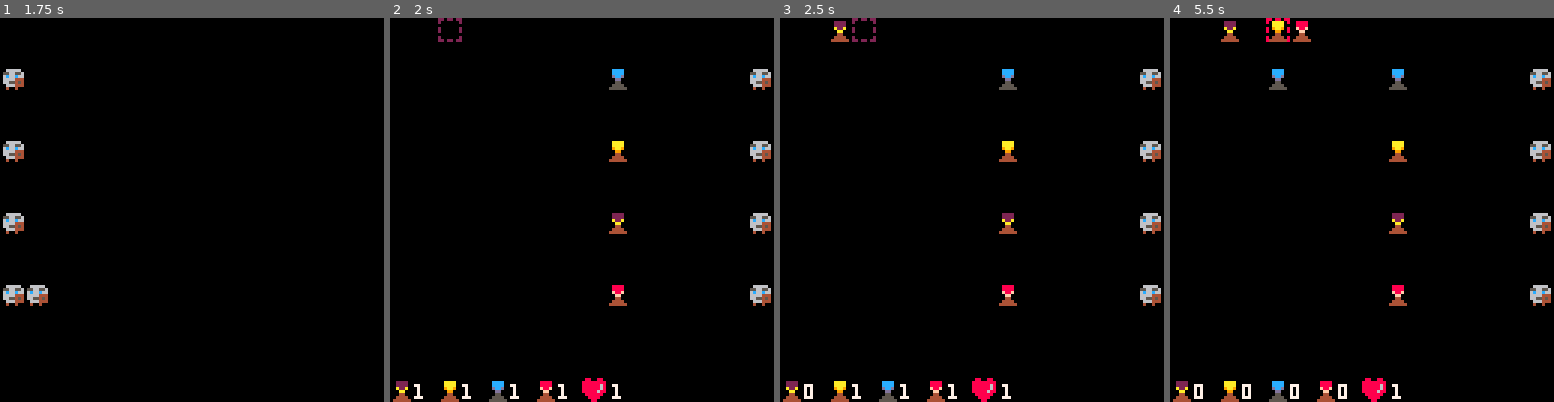
Above: before the commit, frames 1-4 (left to right).
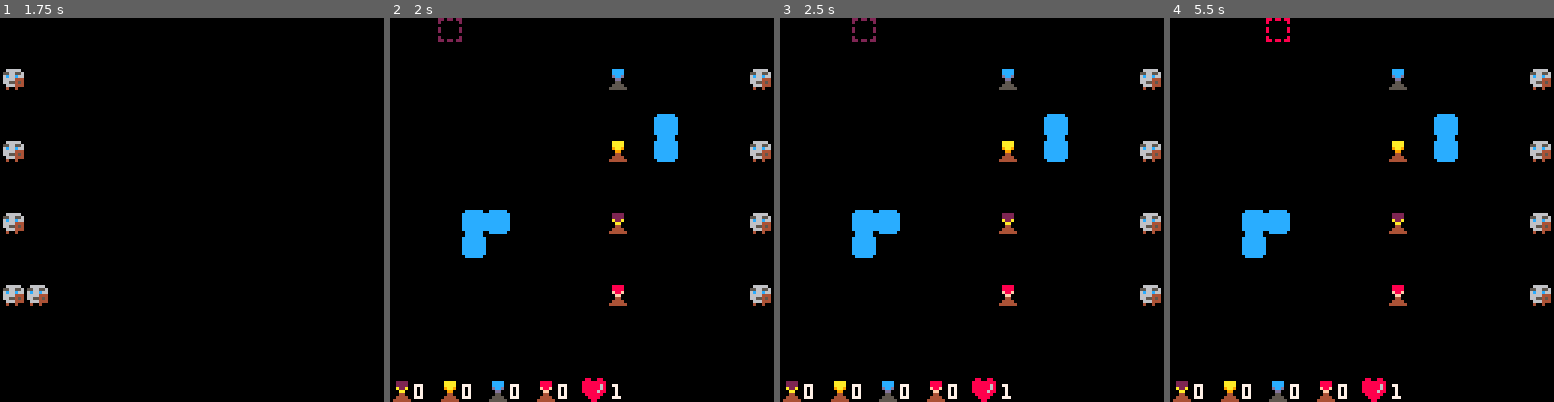
Above: after the commit, the same moments.

Repository: RobertoFreireFerrazPassos/pico8
Game: PICO-8 cartridge towerdefense.p8
Two runs of this game, one before a commit and one after it. Both use one fixed random seed, a clock stepped at 60 frames per second and the inputs below.
Inputs:
- Up to frame 1 (1.75 s): tap X (X key) at 0.33, 1.07 s; tap O (Z key) at 0.7, 1.7 s; hold Right from 1.6 s (still down)
- Up to frame 2 (2 s): keep holding Right; tap X (X key) at 1.85 s
- Up to frame 3 (2.5 s): release Right at 2.1 s; tap O (Z key) at 2.1 s; hold Up 2.15-2.42 s; hold Right from 2.47 s (still down)
- Up to frame 4 (5.5 s): tap O (Z key) every 0.4 s from 2.5 to 5.3 s; tap X (X key) at 2.97, 4.08, 5.2 s; release Right at 3.03 s; hold Left 3.08-3.58 s; hold Down 3.63-3.97 s; hold Right 4.02-4.68 s; hold Up 4.73-5.03 s; hold Left from 5.08 s (still down)

Frame 1 is identical in both runs. In frame 2, 2.1% of the frame differs, in the area x 6-75%, y 25-99%; in frame 3, 2.2%; in frame 4, 2.5%, in the area x 13-75%, y 0-63%.

Commit message:
add terrain

Diff:
--- a/towerdefense.p8
+++ b/towerdefense.p8
@@ -55,19 +55,21 @@
 
 function _draw()
 	cls()
-	map()
-	draw_footer()
-
-	if gameover then
-		draw_gameover()
-		return
-	end
 
 	if showenemies then
 		camera(127,0)
 	else
 		camera(0,0)
 	end
+
+	map()
+	draw_footer()
+
+	if gameover then
+		draw_gameover()
+		return
+	end
+
 	s:draw()
 	foreach(towers,function(t)
 		t:draw()
@@ -184,7 +186,8 @@
 
 		if not at and btn(4)
 			and	availabletowers[tpi].q>0
-			and not get_buffer(x,y).a then
+			and not get_buffer(x,y).a
+			and not get_terrain_buffer(x,y).a then
 				local reftower=createtower(x,y,towertypes[tpi])
 				at=true
 				availabletowers[tpi].q-=1
@@ -492,6 +495,27 @@
 function set_buffer(x,y,value)
 	buffer[flr(x/8)][flr(y/8)]=value
 end
+
+function create_terrain_buffer()
+ for i=0,31 do
+   terrain[i] = {}
+   for j=0,15 do
+    terrain[i][j]={a=false}
+   end
+ end
+end
+
+function get_terrain_buffer(x,y)
+	if x<0 or y<0 then
+		return {a=false}
+	end
+
+	return terrain[flr(x/8)][flr(y/8)]
+end
+
+function set_terrain_buffer(x,y,value)
+	terrain[flr(x/8)][flr(y/8)]=value
+end
 -->8
 -- walls --
 function generatewalls(ws)
@@ -505,6 +529,20 @@
 			set_buffer(w[1]*8,w[2]*8,{a=true})
 		else
 			createtower(w[1]*8,w[2]*8,towertypes[w[3]])
+		end
+	end)
+end
+
+-- terrain --
+function generateterrain(trs)
+	if trs==nil then
+		return
+	end
+
+	foreach(trs,function(t)
+		if t[3]==1 then
+			mset(t[1],t[2],11)
+			set_terrain_buffer(t[1]*8,t[2]*8,{a=true})
 		end
 	end)
 end
@@ -516,77 +554,24 @@
 	showenemies=true
 	timemanager:addtimer(60,function() showenemies=false end,1)
 	buffer={}
+	terrain={}
 	towers= {}
 	availabletowers = {}
 
 	local level=levels[currentlevel]
  generateavailabletowers(level[1])
  create_buffer()
+ create_terrain_buffer()
 	generateenemies(level[2])
 	life=level[3]
 	generatewalls(level[4])
-end
-
--- 0,0,1,1,1 1 topleft enemy type 1
+	generateterrain(level[5])
+end
+
 aaa={
-		{5,5,5,0},
+		{0,0,0,0},
 		{
-			{1,3,2,4,1},
-			{1,11,2,4,1},
-			{8,3,1,4,1},
-			{8,11,1,4,1}
-		},1,
-		{
-		 {4,6,5},{5,5,5},
-		 {4,7,5},{5,8,5},
-		}
-}
-
-aab={
-		{8,5,5,0},
-		{
-			{1,3,1,4,1},
-			{1,9,1,4,1},
-			{12,3,2,4,1},
-			{12,9,2,4,1}
-		},1,
-		{
-		 {4,6,5},{5,5,5},
-		 {4,7,5},{5,8,5},
-		}
-}
-
-aac={
-		{8,5,5,0},
-		{
-			{1,3,3,4,1},
-			{1,9,3,4,1},
-			{12,3,2,4,1},
-			{12,9,2,4,1}
-		},1,
-		{
-		 {4,6,5},{5,5,5},
-		 {4,7,5},{5,8,5},
-		}
-}
-
-aad={
-		{1,1,1,1},
-		{
-			{0,2,1,1,1},
-			{0,5,1,1,1},
-			{0,8,1,1,1},
-			{0,11,1,1,1}
-		},1,
-		{
-		 {9,1,1},{9,4,2},
-		 {9,7,3},{9,10,4},
-		}
-}
-
-aae={
-		{1,1,1,1},
-		{
+			-- 0,0,1,1,1 1 topleft enemy type 1
 			{0,2,1,1,1},
 			{0,5,1,1,1},
 			{0,8,1,1,1},
@@ -595,156 +580,33 @@
 		{
 		 {9,2,3},{9,5,2},
 		 {9,8,1},{9,11,4},
+		},
+		{
+		 {11,4,1},{11,5,1},
+		 {3,8,1},{3,9,1},{4,8,1},
 		}
 }
 
-aaf={
-		{0,10,0,0},
-		{
-			{0,2,6,3,1},
-		},1
+lastlevel={
+	{1,1,1,1},
+	{
+		{0,2,1,1,1},
+	},1,
 }
 
-aah={
-			{1,1,1,1},
-			{
-				{1,7,1,1,1}
-			},1
-	}
-
-
-
 levels={
-	aae,
-	aah,
-	aaf,
-	aae,
-	aad,
-	{
-			{5,5,5,5},
-			{
-				{1,3,2,3,1},
-				{1,11,2,3,1},
-				{8,3,2,3,1},
-				{8,11,2,3,1}
-			},1,
-			{
-			 {4,6,5},{5,5,5},
-			 {3,7,5},{3,8,5},
-			}
-	},{
-			{5,5,5,5},
-			{
-				{1,3,5,3,1},
-				{1,11,5,3,1}
-			},1,
-			{
-			 {4,6,5},{5,5,5},
-			 {8,7,5},{9,8,5},
-			}
-	},{
-			{5,5,5,5},
-			{
-				{1,5,10,1,1},
-				{1,9,10,1,1}
-			},1,
-			{
-			 {4,6,5},{5,5,5},
-			 {8,7,5},{9,8,5},
-			}
-	},{
-			{5,5,5,5},
-			{
-				{1,7,10,2,1}
-			},1,
-			{
-			 {4,6,5},{5,5,5},
-			 {8,7,5},{9,8,5},
-			}
-	},{
-			{5,5,5,5},
-			{
-				{1,7,10,1,1}
-			},1,
-			{
-			 {4,6,5},{5,5,5},
-			 {8,7,5},{9,8,5},
-			}
-	},{
-			{1,0,0,0},
-			{
-				{1,7,1,1,1}
-			},1,
-			{
-			 {4,6,5},{5,5,5},
-			 {8,7,5},{9,8,5},
-			}
-	},{
-			{6,0,0,0},
-			{
-				{1,7,1,1,1}
-			},1
-	},{
-			{0,2,0,0},
-			{
-				{1,7,1,1,1}
-			},1
-	},{
-			{2,0,1,0},
-			{
-				{1,7,1,1,1}
-			},1
-	},{
-			{2,0,0,2},
-			{
-				{1,6,2,4,1}
-			},1
-	},{
-			{3,3,3,3},
-			{
-				{2,7,1,4,1}
-			},
-			2
-	},{
-			{3,3,3,3},
-			{
-				{2,2,3,2,1},
-				{2,10,3,2,1}
-			},
-			2
-	},{
-			{5,2,3,1},
-			{
-				{2,4,1,6,2},
-				{3,4,1,6,1}
-			},
-			1
-	},{
-			{1,1,1,1},
-			{
-				{2,4,1,4,1}
-			},
-			2
-	},{
-			{1,0,0,1},
-			{
-				{1,6,1,3,1}
-			},1,
-			{
-			 {4,6,1},{5,5,2},
-			 {8,7,3},{9,8,4},
-			}
-	},
+	aaa,
+	lastlevel
 }
 __gfx__
-00000000660660660000000000000000000000000000000000000000000000000000000000000000000000000000000000000000000000000000000000000000
-00000000600000060022220000aaaa0000cccc000088880000022200000aaa00000ccc0000088800505050500000000000000000000000000000000000000000
-00700700000000000022220000aaaa0000cccc00008888000022220000aaaa0000cccc0000888800555555500000000000000000000000000000000000000000
-000770006000000600a22a00009aa90000dccd0000f88f0000a22a00009aa90000dccd0000f88f00555555500000000000000000000000000000000000000000
-0007700060000006000aa00000099000000dd000000ff000000aa00000099000000dd000000ff000055555000000000000000000000000000000000000000000
-00700700000000000004400000044000000550000004400000044000000440000005500000044000055555000000000000000000000000000000000000000000
-00000000600000060044440000444400005555000044440000045000000450000005500000045000055555000000000000000000000000000000000000000000
-00000000660660660444444004444440055555500444444000464400004444000056550000464400555555500000000000000000000000000000000000000000
+00000000660660660000000000000000000000000000000000000000000000000000000000000000000000000cccccc000000000000000000000000000000000
+00000000600000060022220000aaaa0000cccc000088880000022200000aaa00000ccc000008880050505050cccccccc00000000000000000000000000000000
+00700700000000000022220000aaaa0000cccc00008888000022220000aaaa0000cccc000088880055555550cccccccc00000000000000000000000000000000
+000770006000000600a22a00009aa90000dccd0000f88f0000a22a00009aa90000dccd0000f88f0055555550cccccccc00000000000000000000000000000000
+0007700060000006000aa00000099000000dd000000ff000000aa00000099000000dd000000ff00005555500cccccccc00000000000000000000000000000000
+0070070000000000000440000004400000055000000440000004400000044000000550000004400005555500cccccccc00000000000000000000000000000000
+0000000060000006004444000044440000555500004444000004500000045000000550000004500005555500cccccccc00000000000000000000000000000000
+00000000660660660444444004444440055555500444444000464400004444000056550000464400555555500cccccc000000000000000000000000000000000
 00000000000000000000000000000000000000000000000000000000000000000000000000000000000000000000000000000000000000000000000000000000
 06666600066667000666670006666600066667000666670000000000000000000000000000000000000000000000000000000000000000000000000000000000
 55665560556677705566777055665500556677705566777000000000000000000000000000000000000000000000000000000000000000000000000000000000
